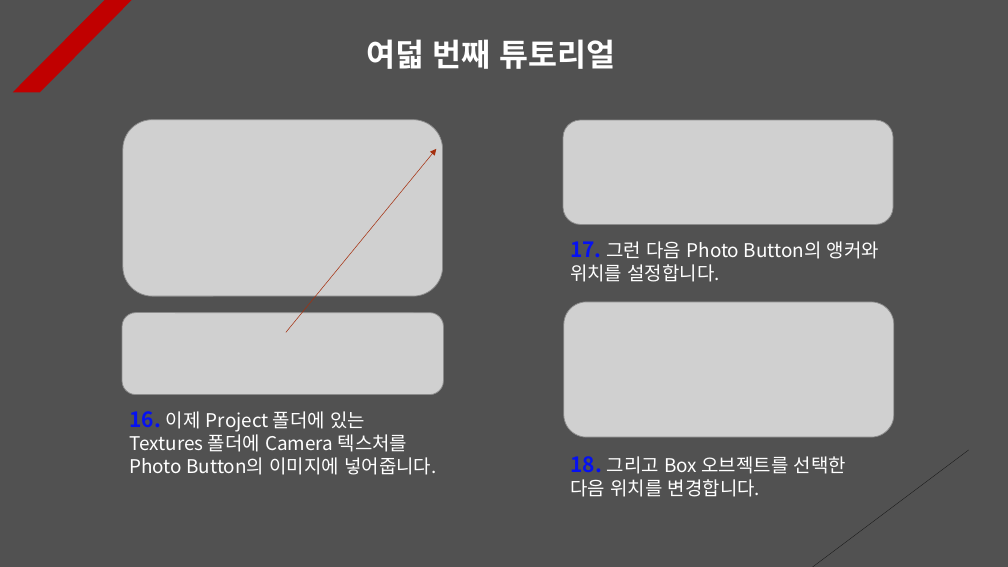
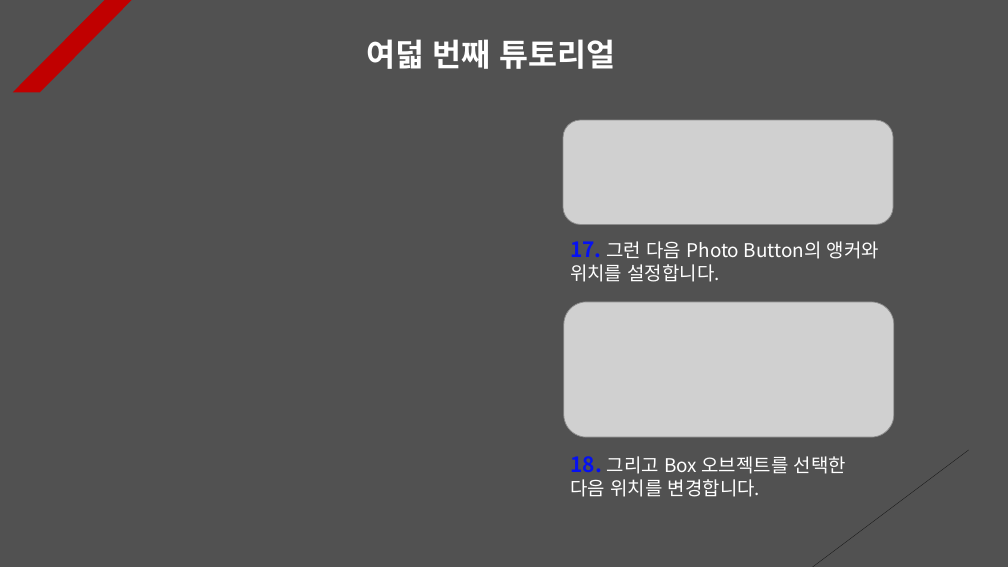
Before and after one commit to Unity2033/3D-UnityEngine, a slide deck: slide 8 of Assets/Class/Mouse Drag Function/PPT Data/Mouse Drag Example.pptx. Drawn at 1008x567 pixels with LibreOffice and Linux fonts; fonts in the diff are those of the drawing; grey boxes stand for pictures. Boxes give left, top, right and bottom in pixels: in the first picture for what was removed or moved away, otherwise in the second. Text is boxed around its words. In the diff, an @@ line names an element or a change of style, - is before the commit and + after.

```diff
--- a/Assets/Class/Mouse Drag Function/PPT Data/Mouse Drag Example.pptx
+++ b/Assets/Class/Mouse Drag Function/PPT Data/Mouse Drag Example.pptx
@@ picture removed at (x1=123, y1=119, x2=442, y2=296) @@
@@ arrow removed from (286, 333) to (436, 149) @@
@@ picture removed at (x1=122, y1=313, x2=443, y2=395) @@
@@ text removed at (x1=129, y1=411, x2=436, y2=475) @@
-16. 이제 Project 폴더에 있는 Textures 폴더에 Camera 텍스처를 Photo Button의 이미지에 넣어줍니다.
```
Also in this commit, not shown: 4 other slides changed, 44 other files.
